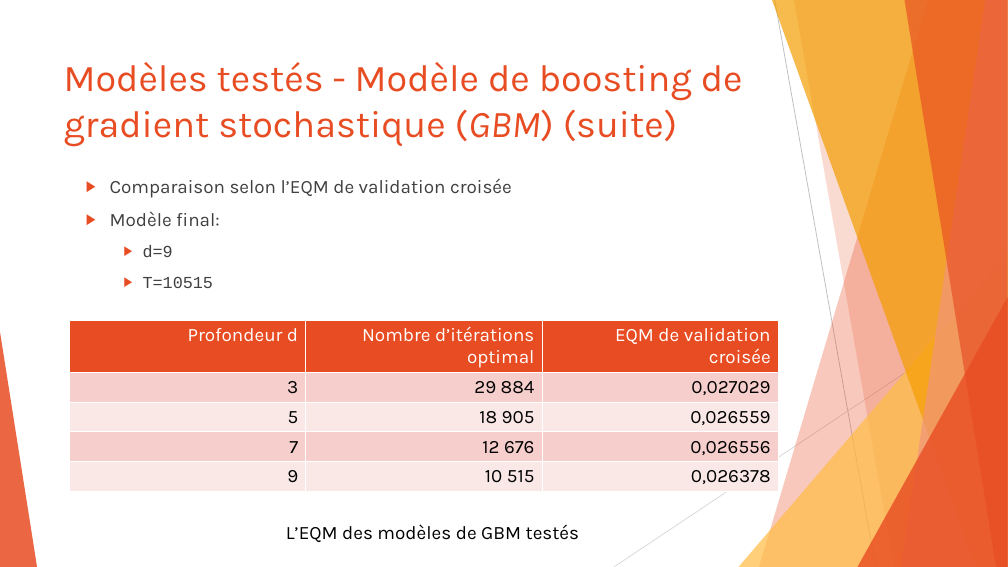
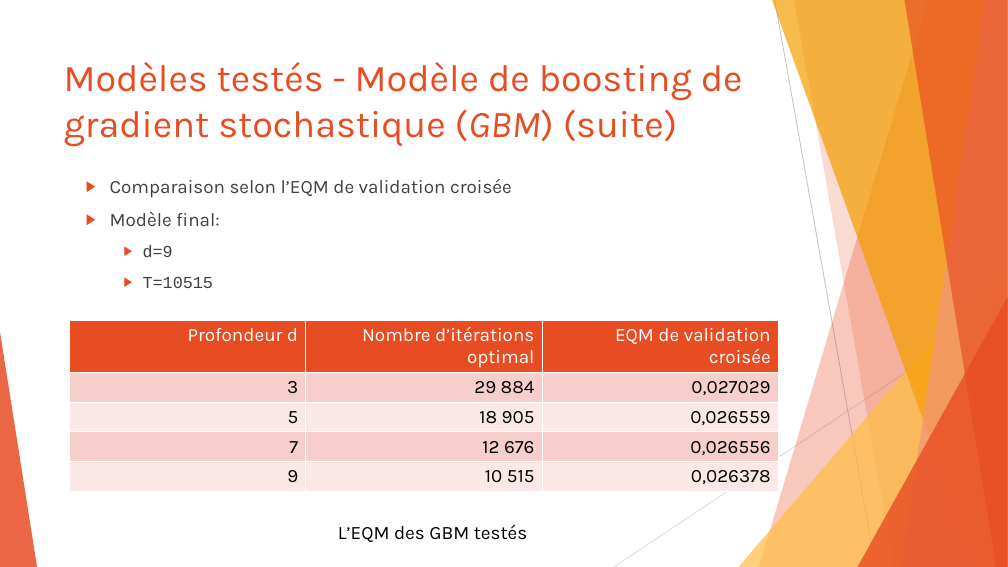
Before and after one commit to SamuelProvencher/TP-Apprentissage, a slide deck: slide 18 of PP.pptx. Drawn at 1008x567 pixels with LibreOffice and Linux fonts; fonts in the diff are those of the drawing. Boxes give left, top, right and bottom in pixels: in the first picture for what was removed or moved away, otherwise in the second. Text is boxed around its words. In the diff, an @@ line names an element or a change of style, - is before the commit and + after.

```diff
--- a/PP.pptx
+++ b/PP.pptx
@@ text at [338,524,527,542]: text changed @@
-L’EQM des modèles de GBM testés
+L’EQM des GBM testés
```
Also in this commit, not shown: 4 other slides changed.
